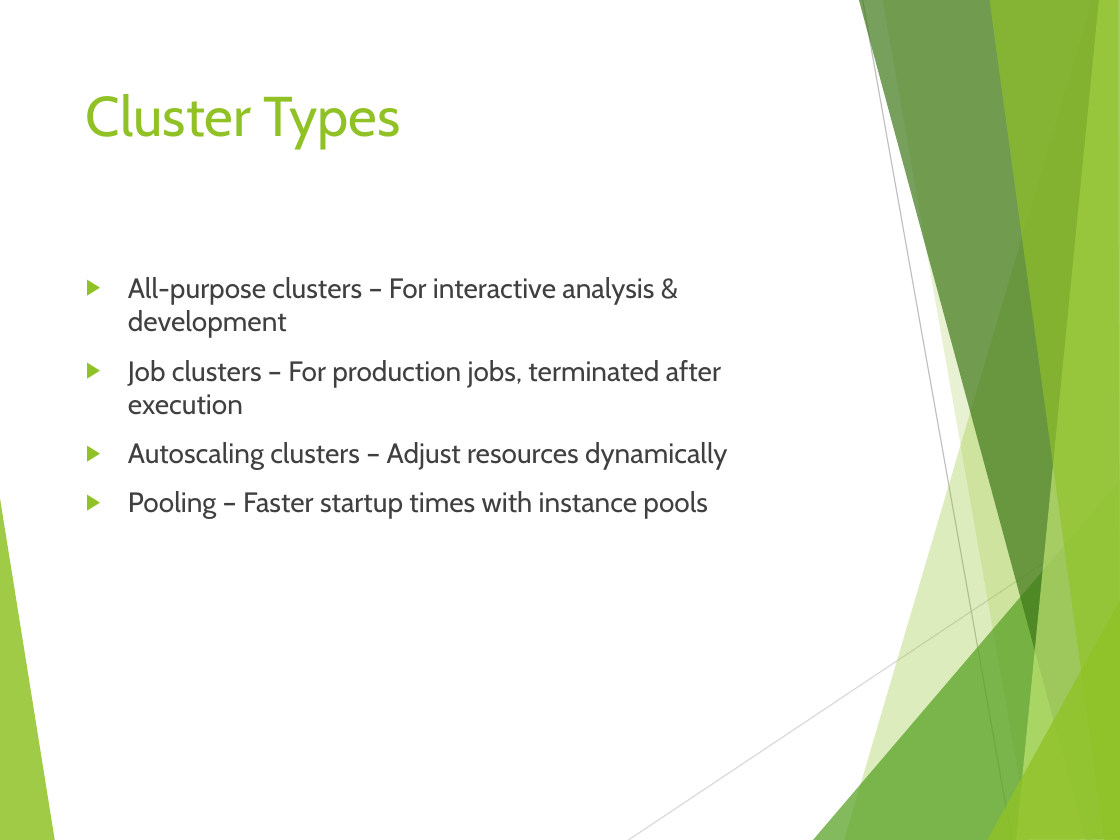
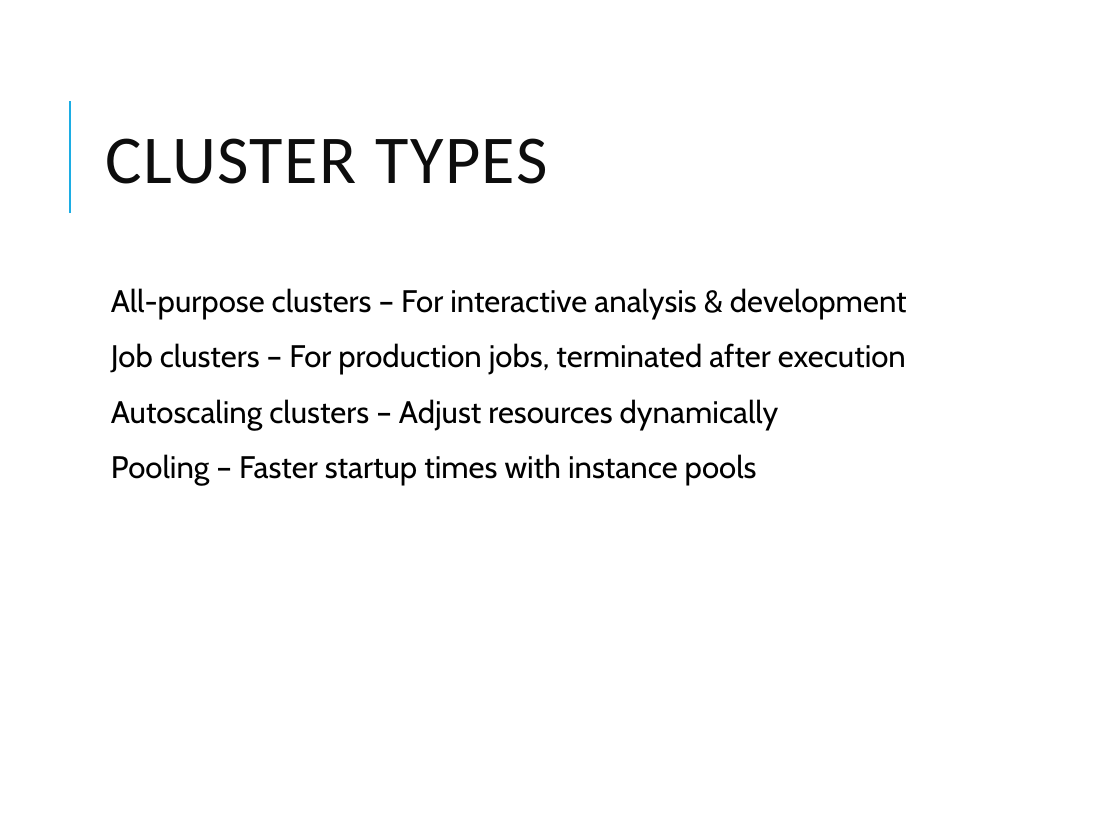
Before and after one commit to vivek1570/DE-Content-WithSnowflakes, a slide deck: slide 4 of Week-1/Day-5/Databricks_Lakehouse_Overview.pptx. Drawn at 1120x840 pixels with LibreOffice and Linux fonts; fonts in the diff are those of the drawing. Boxes give left, top, right and bottom in pixels: in the first picture for what was removed or moved away, otherwise in the second. Text is boxed around its words. In the diff, an @@ line names an element or a change of style, - is before the commit and + after.

```diff
--- a/Week-1/Day-5/Databricks_Lakehouse_Overview.pptx
+++ b/Week-1/Day-5/Databricks_Lakehouse_Overview.pptx
@@ title "CLUSTER TYPES" at (105, 138, 547, 184): vertical alignment top to middle @@
@@ line added from (69, 213) to (69, 101), #1CADE4 1.5 pt @@
@@ title at (105, 138, 547, 184): text changed; size 36 to 44 pt; font Cabin to Calibri; text colour #90C226 to #0D0D0D @@
-Cluster Types
+CLUSTER TYPES
@@ text "All-purpose clusters – For interactive ...": place and size @@
-text "All-purpose clusters – For interactive ..." at (128, 277, 728, 519)
+text "All-purpose clusters – For interactive ..." at (111, 288, 907, 486)
@@ text "All-purpose clusters – For interactive ..." at (111, 288, 907, 486): size 18 to 20 pt, text colour #404040 to #000000; bullet ▶ to  ; line spacing 1 to 0.9; more space between paragraphs; bullet colour #90C226 to #1CADE4 @@
@@ group removed at (0, 0, 1120, 840): 8 freeform shapes, 2 lines @@
```
Also in this commit, not shown: 9 other slides changed, 1 slide added, 16 other files.
